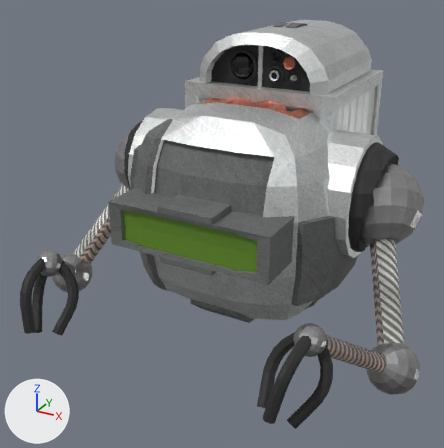
An edit to the Blender file models/drone/Drone.blend, drawn before and after from the same camera.
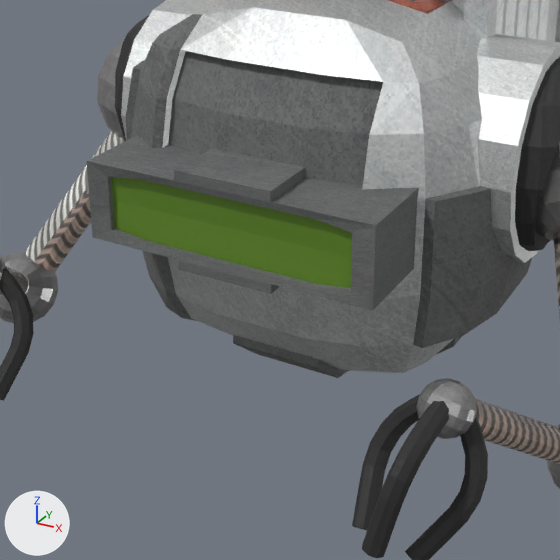
Each version appears first whole from a 50 mm lens placed at (10.9, -17.71, 11.94), pointed at (-0.73, 3.45, 1.36), and next in a close-up on the part from 13% to 84% of the width and 25% to 95% of the height. The lights are fixed; the arrows at lower left show +X, +Y and +Z. The last two pictures show the newer version.

The first close-up shows 'Arm Base', 'Cargo', 'Cube', 'Cylinder', 'Finger 1', 'Finger 2', 'Finger 3', 'Main', 'Shoulder', 'elbow bone', 'hand', 'shoulder bone' and 2 more.
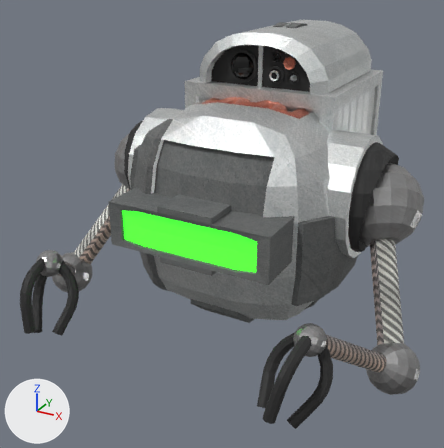
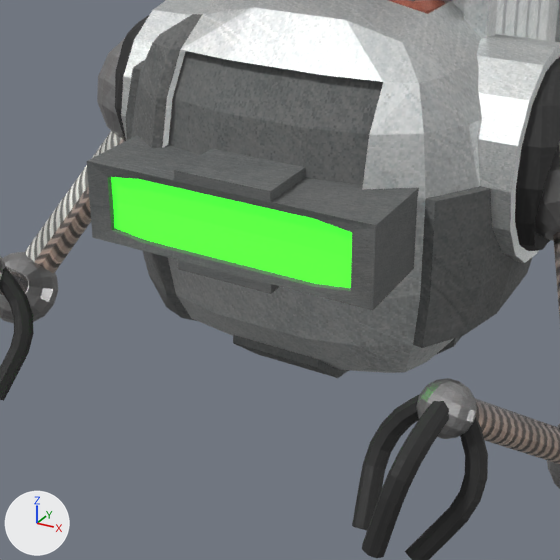
Boxes (x1, y1, x2, y2) around the edits, measured in the close-ups (560 x 560 px):
'Cube', recoloured, surface changed (lighter)
    both: (105, 173, 356, 294)

Edits to the bpy script that builds the scene:
```text
Change mat_screen:
    add mat_screen.emission_color = (0.016, 0.604, 0.016)  # green #22cc22
    add mat_screen.emission_strength = 2.7
```
